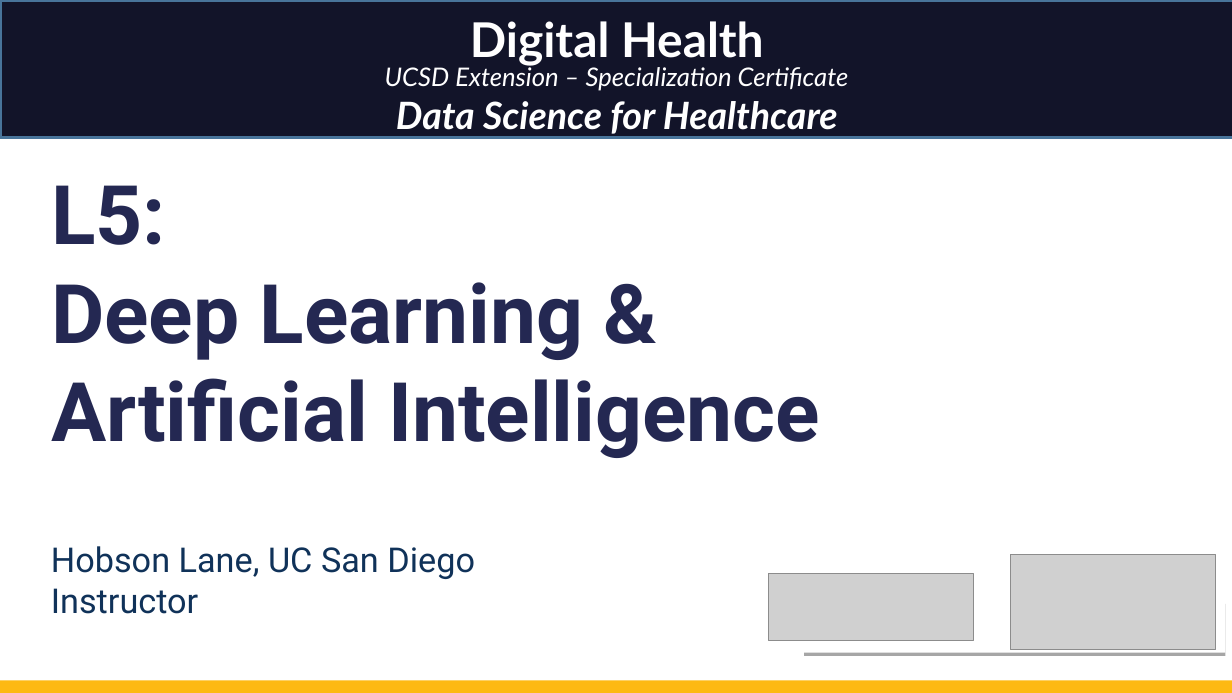
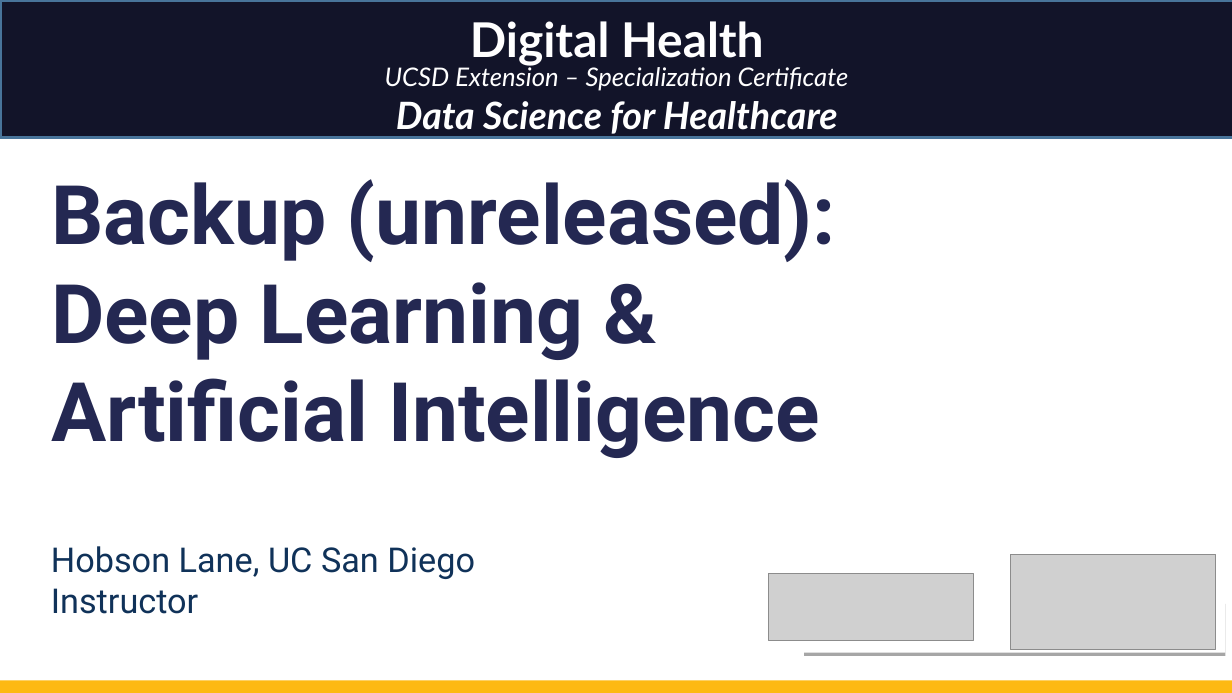
Before and after one commit to totalgood/dsdh, a slide deck: slide 1 of modules/L05/alternative/L5--deep-learning-ai-backup-material.odp. Drawn at 1232x693 pixels with LibreOffice and Linux fonts; fonts in the diff are those of the drawing; grey boxes stand for pictures. Boxes give left, top, right and bottom in pixels: in the first picture for what was removed or moved away, otherwise in the second. Text is boxed around its words. In the diff, an @@ line names an element or a change of style, - is before the commit and + after.

```diff
--- a/modules/L05/alternative/L5--deep-learning-ai-backup-material.odp
+++ b/modules/L05/alternative/L5--deep-learning-ai-backup-material.odp
@@ title at [51, 179, 836, 458]: text changed @@
-L5:
-Deep Learning &
-Artificial Intelligence
+Backup (unreleased):
+Deep Learning &
+Artificial Intelligence
```
Also in this commit, not shown: 14 other files.
